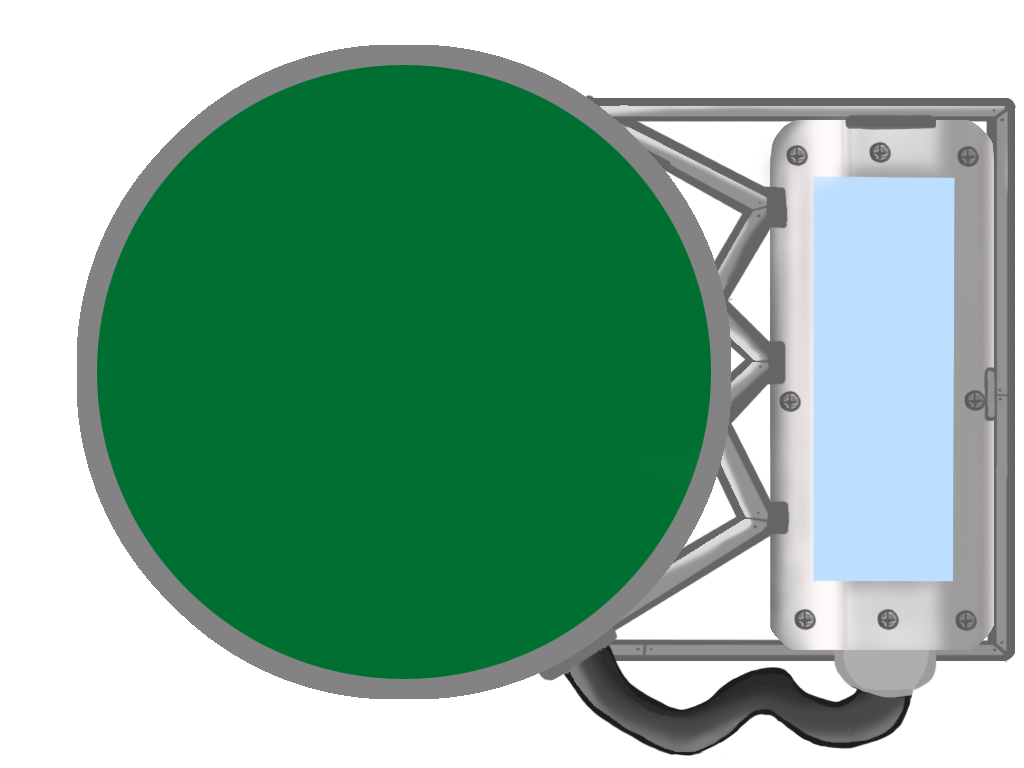
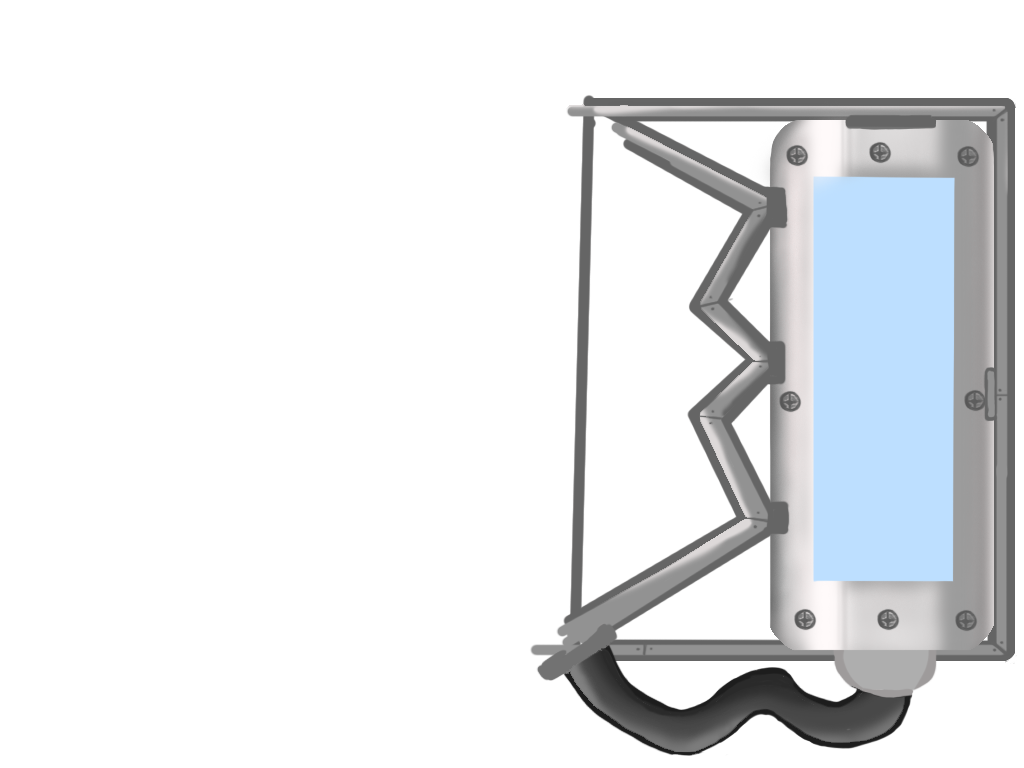
Revision of a layered (1024, 768) image; what changed, layer by layer:
hid "Layer 5" over [97, 65, 711, 679]
hid "Layer 6" over [77, 45, 731, 699]
moved "Layer 22" above "Layer 24" over [529, 94, 731, 665]
